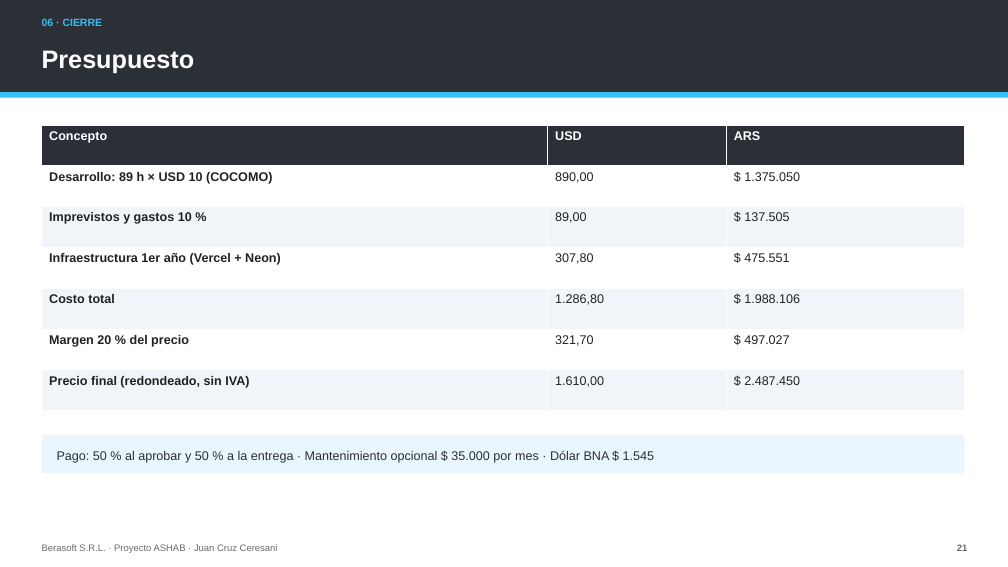
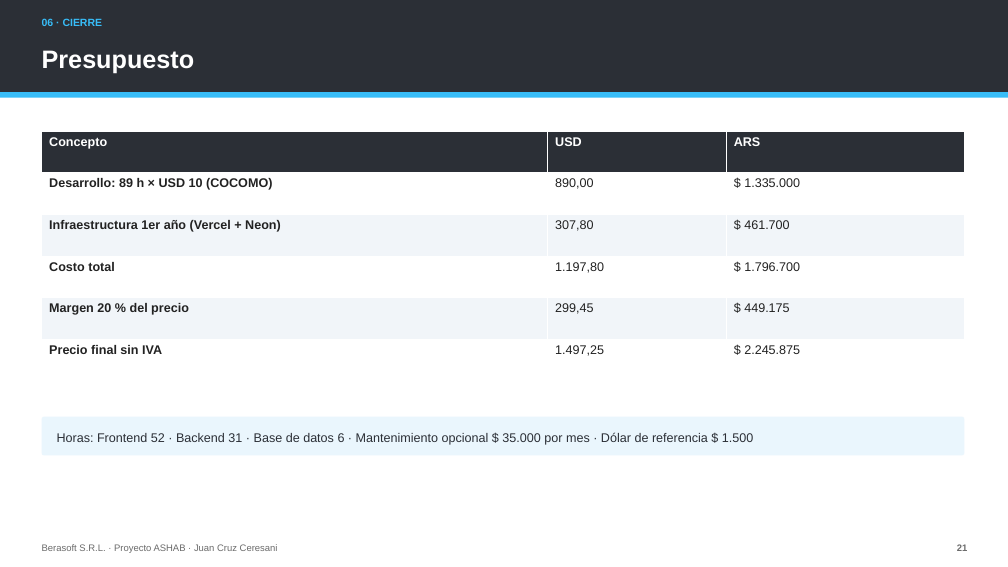
Before and after one commit to Gambeta-latorre/proyecto-consultora, a slide deck: slide 21 of 06_Documentos/Presentacion_ASHAB_Berasoft.pptx. Drawn at 1008x567 pixels with LibreOffice and Linux fonts; fonts in the diff are those of the drawing. Boxes give left, top, right and bottom in pixels: in the first picture for what was removed or moved away, otherwise in the second. Text is boxed around its words. In the diff, an @@ line names an element or a change of style, - is before the commit and + after.

```diff
--- a/06_Documentos/Presentacion_ASHAB_Berasoft.pptx
+++ b/06_Documentos/Presentacion_ASHAB_Berasoft.pptx
@@ table at (42,131,964,381) @@
-row 2: Desarrollo: 89 h × USD 10 (COCOMO) | 890,00 | $ 1.375.050
-row 3: Imprevistos y gastos 10 % | 89,00 | $ 137.505
-row 4: Infraestructura 1er año (Vercel + Neon) | 307,80 | $ 475.551
-row 5: Costo total | 1.286,80 | $ 1.988.106
-row 6: Margen 20 % del precio | 321,70 | $ 497.027
-row 7: Precio final (redondeado, sin IVA) | 1.610,00 | $ 2.487.450
+row 2: Desarrollo: 89 h × USD 10 (COCOMO) | 890,00 | $ 1.335.000
+row 3: Infraestructura 1er año (Vercel + Neon) | 307,80 | $ 461.700
+row 4: Costo total | 1.197,80 | $ 1.796.700
+row 5: Margen 20 % del precio | 299,45 | $ 449.175
+row 6: Precio final sin IVA | 1.497,25 | $ 2.245.875
@@ table: place and size @@
-table at (42,125,964,411)
+table at (42,131,964,381)
@@ rounded rectangle: place and size @@
-rounded rectangle at (42,435,964,473)
+rounded rectangle at (42,417,964,455)
@@ text at (57,432,753,445): text changed @@
-Pago: 50 % al aprobar y 50 % a la entrega · Mantenimiento opcional $ 35.000 por mes · Dólar BNA $ 1.545
+Horas: Frontend 52 · Backend 31 · Base de datos 6 · Mantenimiento opcional $ 35.000 por mes · Dólar de referencia $ 1.500
```
Also in this commit, not shown: 1 other slide changed, 4 other files.
